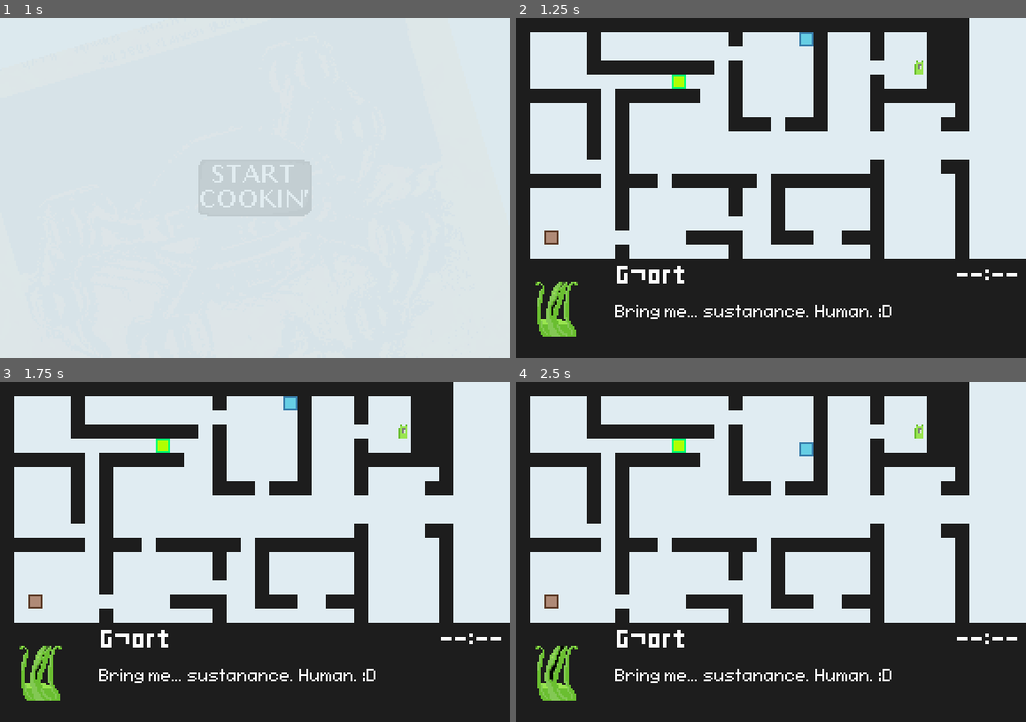
Above: before the commit, frames 1-4 (two rows, left to right).
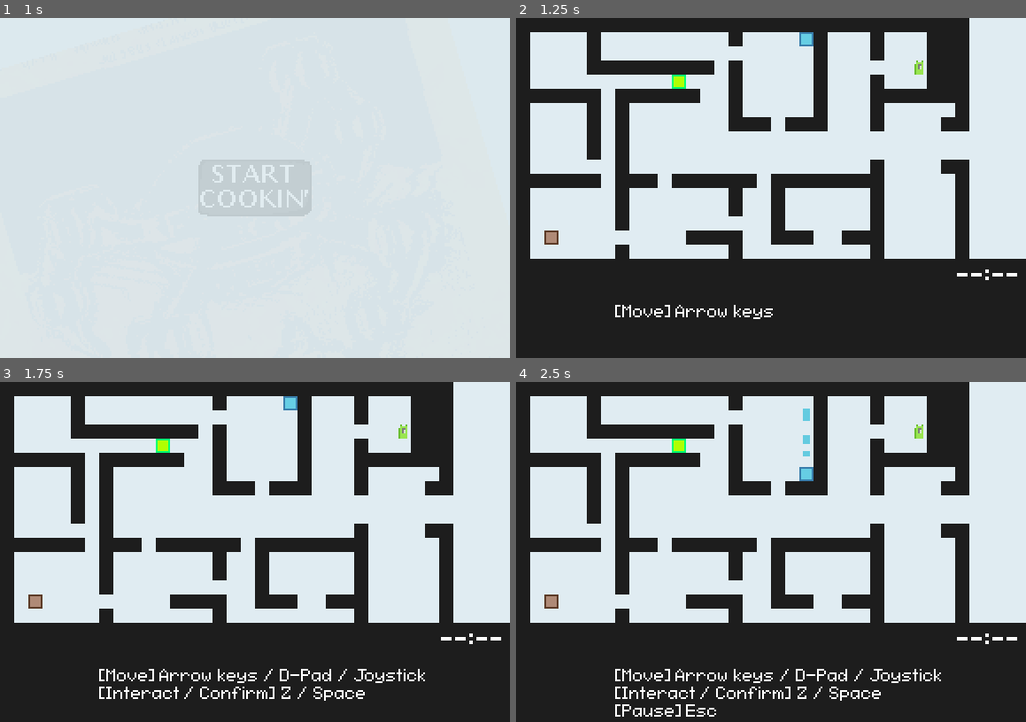
Above: after the commit, the same moments.

Repository: mewore/mini-jam-189-cooking
Game: Godot game, scene res://scenes/main_menu.tscn
The game is run twice, just before and just after one commit, with the same random seed, the same clock (stepped at 60 frames per second) and the same inputs.
Inputs (mouse positions are in pixels of both pictures, inside the frame that each line leads up to):
- Up to frame 1 (1 s): click (255, 188) at 0.5 s
- Up to frame 2 (1.25 s): no input
- Up to frame 3 (1.75 s): hold Right (move_right) from 1.28 s (still down); tap Shift (dash, bound only after the commit) at 1.35 s
- Up to frame 4 (2.5 s): release Right (move_right) at 2.03 s; hold Down (move_down) from 2.03 s (still down); tap Shift (dash, bound only after the commit) at 2.1 s

Frame 1 is identical in both runs. In frame 2, 1.7% of the frame differs, in the area x 3-74%, y 72-94%; in frame 3, 2.4%; in frame 4, 3.0%, in the area x 3-84%, y 7-99%.

Commit message:
Player controls & Dialogue HUD
- Better movement
- Dashing
- Dialogue text & avi

Diff:
--- /dev/null
+++ b/default_bus_layout.tres
@@ -0,0 +1,15 @@
+[gd_resource type="AudioBusLayout" format=3 uid="uid://d3elb3s2a83x4"]
+
+[resource]
+bus/1/name = &"Sounds"
+bus/1/solo = false
+bus/1/mute = false
+bus/1/bypass_fx = false
+bus/1/volume_db = 0.0
+bus/1/send = &"Master"
+bus/2/name = &"Music"
+bus/2/solo = false
+bus/2/mute = false
+bus/2/bypass_fx = false
+bus/2/volume_db = 0.0
+bus/2/send = &"Master"
--- a/entities/player/player.gd
+++ b/entities/player/player.gd
@@ -5,11 +5,36 @@
 @export var top_left: Node2D
 @export var bottom_right: Node2D
 @export var CELL_SIZE := 8
-@export var SPEED := 1.0
+@export var DASH_STEPS := 10
+@export var SPEED: float = 8
+@export var DASH_SPEED: float = 24
 @export_node_path("TileMapLayer") var map: NodePath
+
+@onready var sprite_root: SpriteRoot = get_node("SpriteRoot")
+@onready var walking_sound_player: AudioStreamPlayer = get_node("WalkingSoundPlayer")
+@onready var dash_timer: Timer = get_node("Dash")
+@onready var dash_cooldown_timer: Timer = get_node("DashCooldown")
+@onready var dash_input_linger_timer: Timer = get_node("DashInputLinger")
+@onready var dash_particles: CPUParticles2D = get_node("SpriteRoot/DashParticles")
+
+var direction_priority := [
+	Vector2i.LEFT,
+	Vector2i.RIGHT,
+	Vector2i.UP,
+	Vector2i.DOWN,
+]
+
+const DIRECTION_INPUTS := {
+	Vector2i.LEFT: "move_left",
+	Vector2i.RIGHT: "move_right",
+	Vector2i.UP: "move_up",
+	Vector2i.DOWN: "move_down",
+}
 
 var current_cell: Vector2i
 var move_direction := Vector2i.ZERO
+var latest_direction := Vector2i.ZERO
+var step_queue := []
 var steps_remaining := 0
 var step_completion := 0.0
 
@@ -18,44 +43,93 @@
 
 var map_node: TileMapLayer
 
+var last_requested_dash_at: int = -999999999
+
 func _ready() -> void:
-	self.current_cell = (position / CELL_SIZE).round()
-	if self.top_left:
-		self.top_left_cell = (get_parent().to_local(self.top_left.global_position) / CELL_SIZE).round()
-	if self.bottom_right:
-		self.bottom_right_cell = (get_parent().to_local(self.bottom_right.global_position) / CELL_SIZE).round()
+	current_cell = (position / CELL_SIZE).round()
+	if top_left:
+		top_left_cell = (get_parent().to_local(top_left.global_position) / CELL_SIZE).round()
+	if bottom_right:
+		bottom_right_cell = (get_parent().to_local(bottom_right.global_position) / CELL_SIZE).round()
 	if map:
 		map_node = get_node(map)
 
 func direction_is_possible(direction: Vector2i) -> bool:
-	var target := self.current_cell + direction
+	var target := current_cell + direction
 	if map_node and map_node.get_cell_source_id(target) >= 0:
 		return false
-	return target.x >= self.top_left_cell.x and target.x < self.bottom_right_cell.x \
-		and target.y >= self.top_left_cell.y and target.y < self.bottom_right_cell.y
+	return target.x >= top_left_cell.x and target.x < bottom_right_cell.x \
+		and target.y >= top_left_cell.y and target.y < bottom_right_cell.y
+
+func _unhandled_input(event: InputEvent) -> void:
+	var dir_index_to_hoist := -1
+	for dir_index in range(direction_priority.size()):
+		var direction: Vector2i = direction_priority[dir_index]
+		var input_name: StringName = DIRECTION_INPUTS.get(direction)
+		if event.is_action_pressed(input_name):
+			dir_index_to_hoist = dir_index
+			if steps_remaining > 0:
+				step_queue.append(direction)
+			break
+	if dir_index_to_hoist >= 0:
+		direction_priority.insert(0, direction_priority.pop_at(dir_index_to_hoist))
+	if event.is_action("dash"):
+		dash_input_linger_timer.start()
+
+func pick_move_direction() -> Vector2i:
+	var input_dir = Vector2i.ZERO
+	while not step_queue.is_empty() and not direction_is_possible(step_queue.front()):
+		step_queue.pop_front()
+
+	if not step_queue.is_empty():
+		return step_queue.pop_front()
+
+	for dir_index in range(direction_priority.size()):
+		var direction: Vector2i = direction_priority[dir_index]
+		var input_name: StringName = DIRECTION_INPUTS.get(direction)
+		if Input.is_action_pressed(input_name) and direction_is_possible(direction):
+			return direction
+
+	if steps_remaining > 0 and direction_is_possible(latest_direction):
+		return latest_direction
+
+	return Vector2i.ZERO
 
 func _process(_delta: float) -> void:
-	if self.steps_remaining <= 0:
-		var input_dir = Vector2i.ZERO
-		if Input.is_action_pressed("move_left") and direction_is_possible(Vector2i.LEFT):
-			input_dir = Vector2i.LEFT
-		elif Input.is_action_pressed("move_right") and direction_is_possible(Vector2i.RIGHT):
-			input_dir = Vector2i.RIGHT
-		elif Input.is_action_pressed("move_up") and direction_is_possible(Vector2i.UP):
-			input_dir = Vector2i.UP
-		elif Input.is_action_pressed("move_down") and direction_is_possible(Vector2i.DOWN):
-			input_dir = Vector2i.DOWN
+	if not move_direction:
+		var input_dir := pick_move_direction()
+
 		if input_dir != Vector2i.ZERO:
-			self.move_direction = input_dir
-			self.steps_remaining = 1
-			self.step_completion = 0
+			move_direction = input_dir
+			latest_direction = move_direction
+			steps_remaining = max(steps_remaining, 1)
+			step_completion = 0
+
+	if not dash_input_linger_timer.is_stopped() and latest_direction \
+		and dash_cooldown_timer.is_stopped() \
+		and direction_is_possible(latest_direction):
+			move_direction = latest_direction
+			latest_direction = move_direction
+			steps_remaining = DASH_STEPS
+			step_completion = 0
+			dash_input_linger_timer.stop()
+			dash_cooldown_timer.start()
+			dash_timer.start()
+
+	walking_sound_player.playing = steps_remaining > 0
+	sprite_root.shaking = steps_remaining > 0
+	dash_particles.emitting = not dash_timer.is_stopped()
 
 func _physics_process(delta: float) -> void:
-	if self.steps_remaining > 0:
-		self.step_completion = min(self.step_completion + delta * SPEED, 1.0)
-		self.position = Vector2(self.current_cell) * CELL_SIZE + \
-			self.step_completion * CELL_SIZE * self.move_direction
-		if self.step_completion >= 1.0:
-			self.current_cell += self.move_direction
-			self.move_direction = Vector2i.ZERO
-			self.steps_remaining -= 1
+	if steps_remaining > 0:
+		var dash_speed_coeff := 0.0 if dash_timer.is_stopped() else dash_timer.time_left / dash_timer.wait_time
+		var speed := SPEED * (1.0 - dash_speed_coeff) + DASH_SPEED * dash_speed_coeff
+		step_completion = min(step_completion + delta * speed, 1.0)
+		position = Vector2(current_cell) * CELL_SIZE + \
+			step_completion * CELL_SIZE * move_direction
+		if step_completion >= 1.0:
+			current_cell += move_direction
+			move_direction = Vector2i.ZERO
+			print("Completed step ", steps_remaining, " -> ", steps_remaining - 1)
+			steps_remaining -= 1
+			step_completion = 0
--- a/entities/player/player.tscn
+++ b/entities/player/player.tscn
@@ -1,15 +1,50 @@
-[gd_scene load_steps=4 format=3 uid="uid://ltywtkopo1ws"]
+[gd_scene load_steps=6 format=3 uid="uid://ltywtkopo1ws"]
 
 [ext_resource type="PackedScene" uid="uid://cxnkkv0s6y42j" path="res://util/placeholder_sprite.tscn" id="1_abrql"]
 [ext_resource type="Script" uid="uid://cluaqrr2x6q3q" path="res://entities/player/player.gd" id="1_sglur"]
+[ext_resource type="Script" uid="uid://df6iqmvgrloy3" path="res://util/sprite_root.gd" id="2_bls4j"]
 [ext_resource type="PackedScene" uid="uid://bxraiycjoq4mj" path="res://util/placeholder_outline.tscn" id="2_sglur"]
+
+[sub_resource type="Curve" id="Curve_bls4j"]
+_data = [Vector2(0, 1), 0.0, 0.0, 0, 0, Vector2(1, 0), 0.0, 0.0, 0, 0]
+point_count = 2
 
 [node name="Player" type="Node2D"]
 script = ExtResource("1_sglur")
-SPEED = 8.0
+DASH_SPEED = 40.0
 
-[node name="PlaceholderSprite" parent="." instance=ExtResource("1_abrql")]
+[node name="SpriteRoot" type="Node2D" parent="."]
+position = Vector2(4, 4)
+script = ExtResource("2_bls4j")
+
+[node name="PlaceholderSprite" parent="SpriteRoot" instance=ExtResource("1_abrql")]
+position = Vector2(-4, -4)
 color = Color(0.401383, 0.80901, 0.894964, 1)
 
-[node name="PlaceholderOutline" parent="." instance=ExtResource("2_sglur")]
+[node name="PlaceholderOutline" parent="SpriteRoot" instance=ExtResource("2_sglur")]
+position = Vector2(-4, -4)
 default_color = Color(0.223797, 0.493138, 0.675876, 1)
+
+[node name="DashParticles" type="CPUParticles2D" parent="SpriteRoot"]
+modulate = Color(0.392157, 0.796078, 0.878431, 1)
+z_index = -1
+amount = 24
+direction = Vector2(0, 0)
+gravity = Vector2(0, 0)
+scale_amount_min = 4.0
+scale_amount_max = 6.0
+scale_amount_curve = SubResource("Curve_bls4j")
+
+[node name="WalkingSoundPlayer" type="AudioStreamPlayer" parent="."]
+bus = &"Sounds"
+
+[node name="Dash" type="Timer" parent="."]
+wait_time = 0.5
+one_shot = true
+
+[node name="DashCooldown" type="Timer" parent="."]
+one_shot = true
+
+[node name="DashInputLinger" type="Timer" parent="."]
+wait_time = 0.1
+one_shot = true
--- /dev/null
+++ b/entities/sprite_root.gd
@@ -0,0 +1 @@
+extends Node2D
--- a/project.godot
+++ b/project.godot
@@ -62,6 +62,13 @@
 , Object(InputEventJoypadMotion,"resource_local_to_scene":false,"resource_name":"","device":-1,"axis":3,"axis_value":1.0,"script":null)
 ]
 }
+dash={
+"deadzone": 0.2,
+"events": [Object(InputEventKey,"resource_local_to_scene":false,"resource_name":"","device":-1,"window_id":0,"alt_pressed":false,"shift_pressed":false,"ctrl_pressed":false,"meta_pressed":false,"pressed":false,"keycode":0,"physical_keycode":4194325,"key_label":0,"unicode":0,"location":0,"echo":false,"script":null)
+, Object(InputEventKey,"resource_local_to_scene":false,"resource_name":"","device":0,"window_id":0,"alt_pressed":false,"shift_pressed":false,"ctrl_pressed":false,"meta_pressed":false,"pressed":false,"keycode":0,"physical_keycode":90,"key_label":0,"unicode":0,"location":0,"echo":false,"script":null)
+, Object(InputEventJoypadButton,"resource_local_to_scene":false,"resource_name":"","device":-1,"button_index":0,"pressure":0.0,"pressed":false,"script":null)
+]
+}
 
 [rendering]
 
--- /dev/null
+++ b/ui/dialogue_panel.gd
@@ -0,0 +1,46 @@
+class_name DialoguePanel
+
+extends HBoxContainer
+
+@onready var speaker_avatar: TextureRect = get_node("SpeakerAvatar")
+@onready var speaker_name_label: Label = get_node("TextContainer/Title/SpeakerName")
+@onready var dialogue_label: Label = get_node("TextContainer/Dialogue")
+@onready var time_label: Label = get_node("TextContainer/Title/TimeText")
+
+@export var alien_avatar: Texture2D
+
+@export var text_speed: float = 100
+var displayed_char_count: float = 0
+
+func get_speaker_name(speaker: E.Speaker) -> String:
+	match speaker:
+		E.Speaker.NARRATOR:
+			return ""
+		E.Speaker.ALIEN:
+			return "G¬ort"
+	return "<UNKNOWN>"
+
+func get_speaker_avatar(speaker: E.Speaker) -> Texture2D:
+	match speaker:
+		E.Speaker.NARRATOR:
+			return null
+		E.Speaker.ALIEN:
+			return alien_avatar
+	return null
+
+func display_text(speaker: E.Speaker, text: String) -> void:
+	speaker_avatar.texture = get_speaker_avatar(speaker)
+	speaker_name_label.text = get_speaker_name(speaker)
+	dialogue_label.text = text
+	displayed_char_count = 0
+
+func _ready() -> void:
+	display_text(E.Speaker.NARRATOR, "\n".join([
+		"[Move] Arrow keys / D-Pad / Joystick",
+		"[Interact / Confirm] Z / Space",
+		"[Pause] Esc",
+	]))
+
+func _process(delta: float) -> void:
+	displayed_char_count = min(displayed_char_count + text_speed * delta, dialogue_label.text.length())
+	dialogue_label.visible_characters = round(displayed_char_count)
--- a/ui/dialogue_panel.tscn
+++ b/ui/dialogue_panel.tscn
@@ -1,7 +1,8 @@
-[gd_scene load_steps=7 format=3 uid="uid://dgolpul7ixkg5"]
+[gd_scene load_steps=8 format=3 uid="uid://dgolpul7ixkg5"]
 
 [ext_resource type="Theme" uid="uid://vbf5mtnxgkqh" path="res://ui/fonts/dialogue.tres" id="1_6hs1l"]
-[ext_resource type="Texture2D" path="res://ui/crucial/portraits/alien-chew.tres" id="2_6hs1l"]
+[ext_resource type="Texture2D" uid="uid://cb77lq7vtgq3w" path="res://ui/crucial/portraits/alien-chew.tres" id="2_6hs1l"]
+[ext_resource type="Script" uid="uid://vvec7oo2kdwu" path="res://ui/dialogue_panel.gd" id="2_fhdyl"]
 [ext_resource type="Script" uid="uid://tf5u63bi7bwb" path="res://ui/speaker_avatar.gd" id="3_2iib1"]
 [ext_resource type="Theme" uid="uid://cyb83xrb0wiig" path="res://ui/fonts/dialogue-title.tres" id="3_fhdyl"]
 
@@ -16,6 +17,8 @@
 offset_bottom = 192.0
 theme = ExtResource("1_6hs1l")
 alignment = 1
+script = ExtResource("2_fhdyl")
+alien_avatar = ExtResource("2_6hs1l")
 
 [node name="Background" type="Polygon2D" parent="."]
 color = Color(0.114897, 0.114897, 0.114897, 1)
@@ -59,7 +62,7 @@
 clip_text = true
 metadata/_edit_lock_ = true
 
-[node name="Timer" type="Label" parent="TextContainer/Title"]
+[node name="TimeText" type="Label" parent="TextContainer/Title"]
 layout_mode = 2
 text = "--:--"
 
@@ -74,3 +77,6 @@
 
 [node name="Spacer2" type="Control" parent="."]
 layout_mode = 2
+
+[node name="TextTimer" type="Timer" parent="."]
+one_shot = true
--- /dev/null
+++ b/util/enums.gd
@@ -0,0 +1,5 @@
+class_name E
+enum Speaker {
+	NARRATOR,
+	ALIEN,
+}
--- /dev/null
+++ b/util/sprite_root.gd
@@ -0,0 +1,22 @@
+class_name SpriteRoot
+
+extends Node2D
+
+@export var shake_amplitude := TAU / 25
+@export var shake_speed := 20.0
+@export var damping := 1.0
+
+var current_amplitude := 0.0
+
+var shaking := false
+var total_time := 0.0
+
+func _process(delta: float) -> void:
+	self.total_time += delta
+	var target_amplitude := self.shake_amplitude if self.shaking else 0.0
+	self.current_amplitude = self.current_amplitude + \
+		(target_amplitude - self.current_amplitude) / (self.damping + 1)
+	if current_amplitude < 0.00001 or not self.shaking:
+		rotation = 0.0
+	else:
+		rotation = sin(self.total_time * shake_speed) * shake_amplitude
Not shown, added: entities/sprite_root.gd.uid
Not shown, added: ui/dialogue_panel.gd.uid
Not shown, added: util/enums.gd.uid
Not shown, added: util/sprite_root.gd.uid
